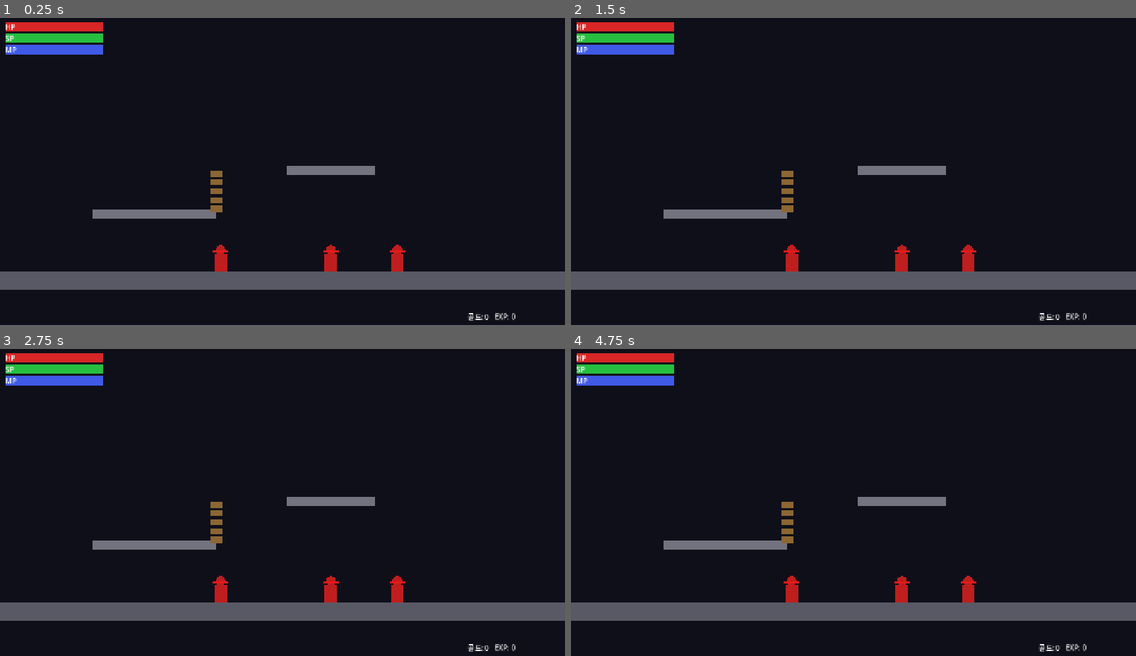
Above: before the commit, frames 1-4 (two rows, left to right).
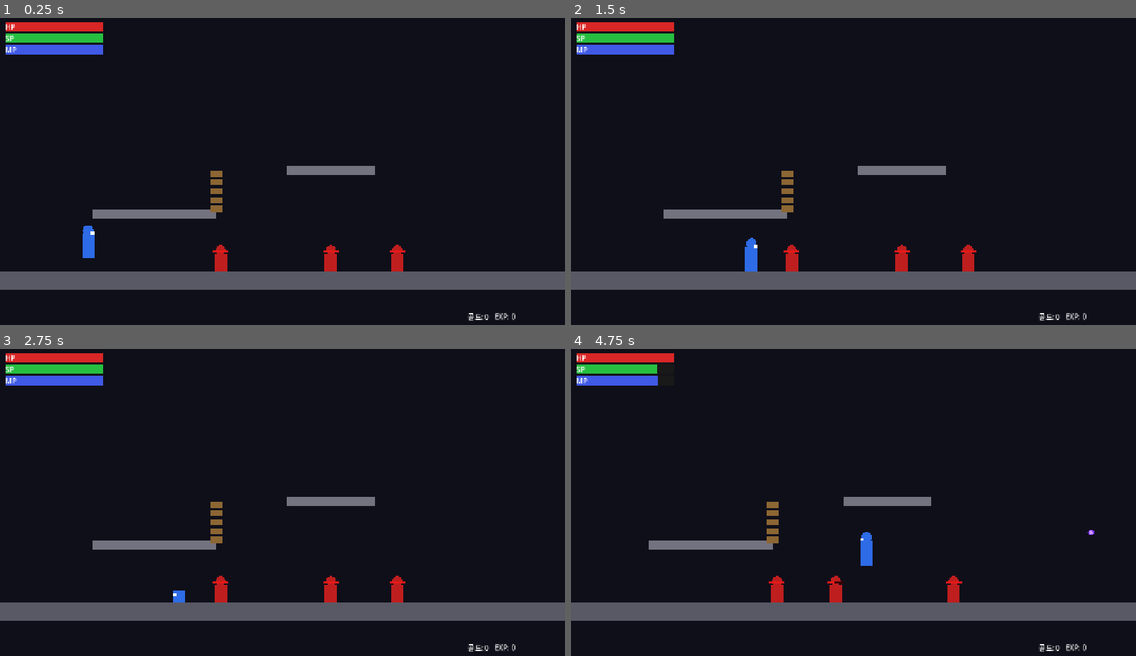
Above: after the commit, the same moments.

Repository: HomilBBANG/rt_god_slayer
Game: Godot game, scene res://scenes/Main.tscn
Two runs of this game, one before a commit and one after it. Both use one fixed random seed, a clock stepped at 60 frames per second and the inputs below.
Inputs:
- Up to frame 1 (0.25 s): no input
- Up to frame 2 (1.5 s): hold D (move_right) from 0.53 s (still down); tap Z (attack) at 0.6 s; tap Space (jump) at 0.77 s; tap W (climb) at 1.35 s
- Up to frame 3 (2.75 s): tap Space (jump) at 1.52 s; release D (move_right) at 2.03 s; hold A (move_left) from 2.03 s (still down); hold S (crouch) from 2.03 s (still down)
- Up to frame 4 (4.75 s): release A (move_left) at 2.78 s; release S (crouch) at 2.78 s; hold D (move_right) 2.78-4.28 s; tap Shift (dash) at 2.85 s; tap Space (jump) at 3.02, 3.77, 4.52 s; tap R (magic) at 3.6 s; hold A (move_left) from 4.28 s (still down); tap X (special) at 4.35 s

The runs differ from the first frame. In frame 1, 0.2% of the frame differs, in the area x 14-17%, y 67-79%; in frame 2, 0.2%; in frame 3, less than 0.1%; in frame 4, 2.2%, in the area x 13-93%, y 5-83%.
Error before the commit: Parse Error: Unexpected "?" in source. If you want a ternary operator, use "truthy_value if true_condition else falsy_value". (res://scripts/Player.gd:211)

Commit message:
fix: 시작 오류 3종 수정
- Player.gd: C스타일 삼항연산자(?:) → GDScript 문법으로 교체 (파싱 에러 원인)
- Player._hit_enemies(): get_overlapping_bodies() 대신 그룹 기반 거리 판정으로 교체
  (monitoring 켜고 같은 프레임에 쿼리하면 항상 빈 배열 반환하는 Godot 특성 대응)
- EnemyBase: add_to_group(enemy) 추가 (공격 판정에 필요)
- HUD.gd: _player 타입을 Node → untyped로 변경 (Node에 없는 stats_changed 접근 오류 방지)

Co-Authored-By: Claude Sonnet 4.6 <noreply@anthropic.com>

Diff:
--- a/scripts/Player.gd
+++ b/scripts/Player.gd
@@ -206,10 +206,13 @@
 	if shape and shape.shape is RectangleShape2D:
 		(shape.shape as RectangleShape2D).size = Vector2(range_x, range_y)
 	atk_area.monitoring = true
-	for body in atk_area.get_overlapping_bodies():
-		if body.has_method("take_damage"):
-			var kb := Vector2(facing_right ? KNOCKBACK_FORCE : -KNOCKBACK_FORCE, -120.0)
-			body.take_damage(damage, kb)
+	var kbx := KNOCKBACK_FORCE if facing_right else -KNOCKBACK_FORCE
+	for body in get_tree().get_nodes_in_group("enemy"):
+		if not body.has_method("take_damage"): continue
+		var diff: Vector2 = body.global_position - global_position
+		var in_range_x := diff.x > 0.0 if facing_right else diff.x < 0.0
+		if in_range_x and abs(diff.x) < range_x and abs(diff.y) < range_y + 20.0:
+			body.take_damage(damage, Vector2(kbx, -120.0))
 	atk_area.monitoring = false
 
 func _calc_dmg(base: float) -> float:
--- a/scripts/enemies/EnemyBase.gd
+++ b/scripts/enemies/EnemyBase.gd
@@ -21,6 +21,7 @@
 signal died
 
 func _ready() -> void:
+	add_to_group("enemy")
 	_player = get_tree().get_first_node_in_group("player")
 
 func _physics_process(delta: float) -> void:
--- a/scripts/ui/HUD.gd
+++ b/scripts/ui/HUD.gd
@@ -7,7 +7,7 @@
 var gold_lbl : Label
 var level_lbl : Label
 
-var _player : Node = null
+var _player = null
 
 func _ready() -> void:
 	_build_ui()
